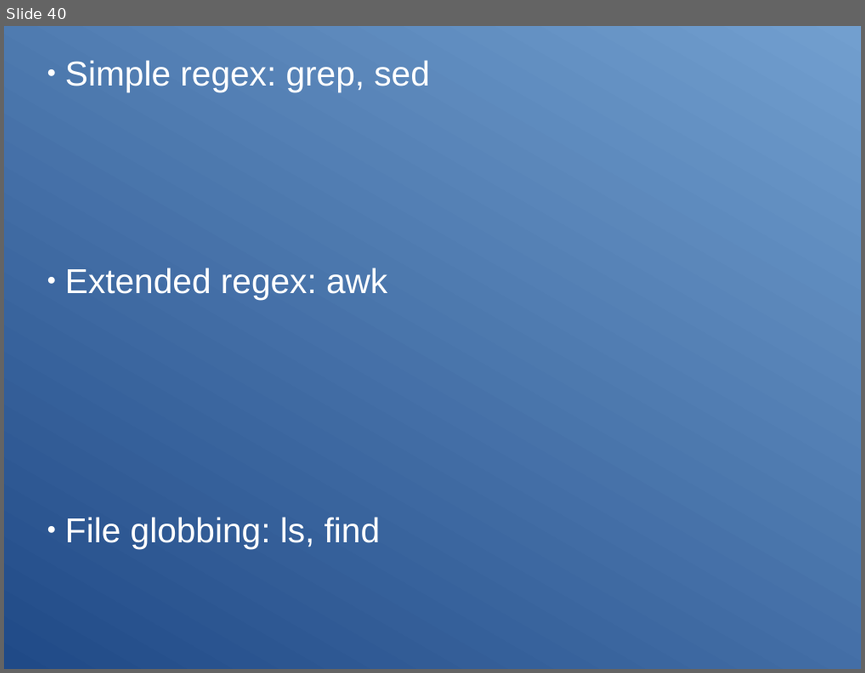
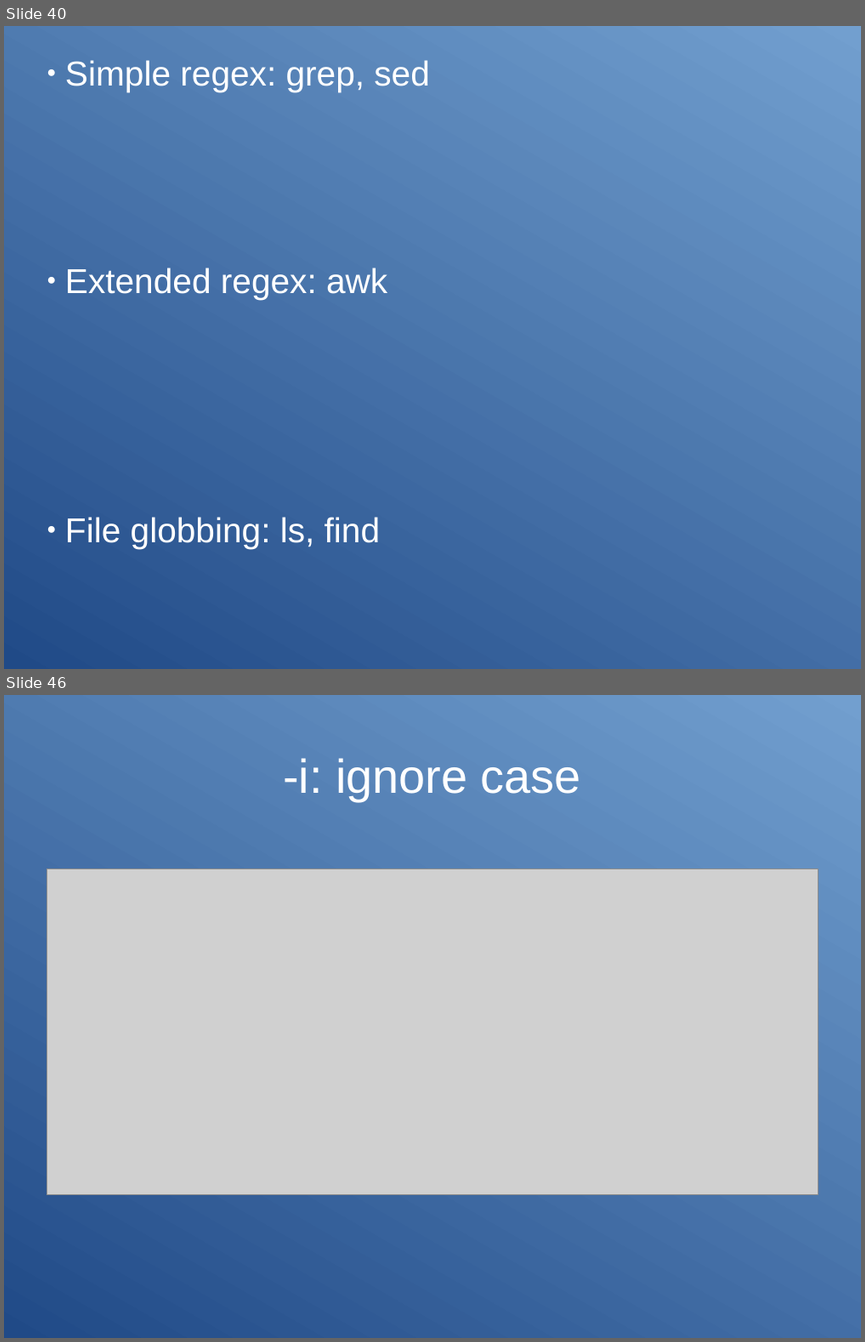
Before and after one commit to Clibre/An-introduction-to-bash, a slide deck: presentation.odp. Shown one above the other, each under a label of ours: slide 40 before the commit, slides 40 and 46 after it; the slides between them are not shown. The pictures are 865x673 and 865x1342 pixels, drawn with LibreOffice and Linux fonts; fonts in the diff are those of the drawing; grey boxes stand for pictures. Boxes give left, top, right and bottom in pixels: in the first picture for what was removed or moved away, otherwise in the second. Text is boxed around its words. In the diff, an @@ line names an element or a change of style, - is before the commit and + after.

```diff
--- a/presentation.odp
+++ b/presentation.odp
@@ slide 46 added at (4, 695, 861, 1338), background gradient #204A87 to #729FCF @@
@@ title added at (283, 758, 581, 801), 44 pt, text #FFFFFF @@
+-i: ignore case
@@ picture added at (46, 869, 818, 1195) @@
```
Also in this commit, not shown: 10 other slides added, 10 other files.
